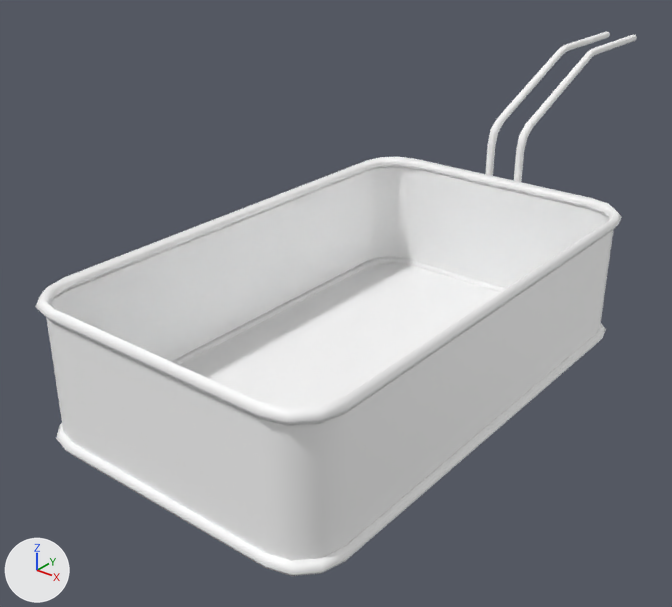
One commit to the FBX model Assets/Art/Models/SM_FryerBasket.fbx: the scene before it, then after it.
Rendered twice from a camera (50 mm lens) standing at (0.326, -0.43, 0.303) and looking at (-0.042, 0.029, 0.018). The axes (+X, +Y, +Z) are drawn at lower left. The lights are the same throughout. Where no turn or scale is listed for an object, it has been applied to the vertices.

Names of what the first picture shows: 'FryerBasket'.
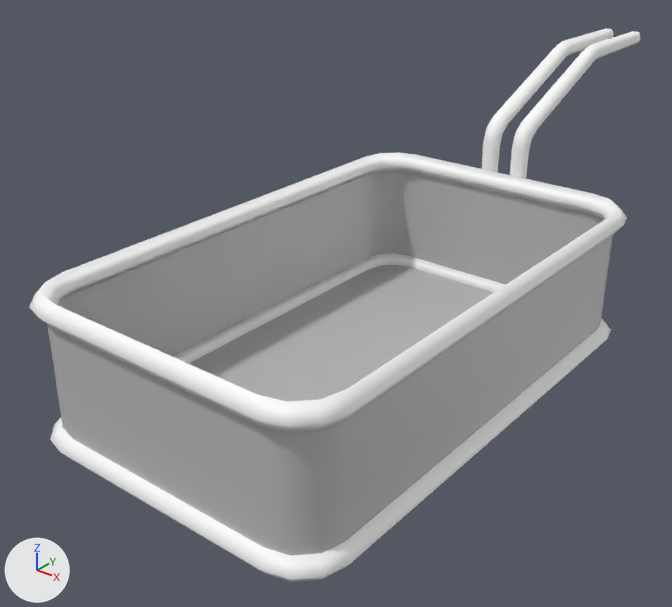
Changed parts and their boxes (x1, y1, x2, y2) in the pictures (672 x 607 px):
'FryerBasket', reshaped: before (35, 32, 637, 576); after (29, 28, 641, 582)
part 1 of me_mesh, rebuilt: before (485, 32, 610, 176); after (482, 28, 614, 172)
part 2 of me_mesh, rebuilt: before (56, 257, 606, 576); after (50, 253, 611, 582)
part 3 of me_mesh, rebuilt (6% wider): before (514, 35, 637, 182); after (510, 31, 641, 179)
part 4 of me_mesh, rebuilt: before (35, 157, 622, 426); after (29, 152, 627, 433)
part 5 of me_mesh, recoloured (white to grey): (47, 171, 613, 556) in both

What the commit changed:
Material 'grid' (mat_grid) is new.
Its base color is (0.5, 0.5, 0.5) (grey #bcbcbc).
me_mesh is used by ob_fryerbasket; location (0.0, 0.3713, 0.1591).
me_mesh had 288 vertices, 283 faces and spanned x -0.106..0.106, y -0.548..0.0, z -0.173..0.002.
me_mesh now has 288 vertices, 283 faces and spans x -0.11..0.11, y -0.551..0.003, z -0.177..0.006.
me_mesh part 1: the loose piece of 64 vertices spanning x -0.015..-0.009, y -0.193..0.0, z -0.17..0.002 is rebuilt with 64 vertices and now spans x -0.018..-0.006, y -0.197..0.003, z -0.174..0.006.
me_mesh part 2: the loose piece of 64 vertices spanning x -0.106..0.106, y -0.548..-0.195, z -0.173..-0.164 is rebuilt with 64 vertices and now spans x -0.11..0.11, y -0.551..-0.191, z -0.177..-0.16.
me_mesh part 3: the loose piece of 64 vertices spanning x 0.009..0.015, y -0.193..0.0, z -0.17..0.002 is rebuilt with 64 vertices and now spans x 0.006..0.018, y -0.197..0.003, z -0.174..0.006.
me_mesh part 4: the loose piece of 64 vertices spanning x -0.106..0.106, y -0.548..-0.195, z -0.086..-0.077 is rebuilt with 64 vertices and now spans x -0.11..0.11, y -0.551..-0.191, z -0.09..-0.074.
me_mesh part 5: 23 faces spanning x -0.103..0.103, y -0.544..-0.199, z -0.168..-0.085 switch from mat_lambert1 (its picture is missing) to mat_grid (grey #bcbcbc).
